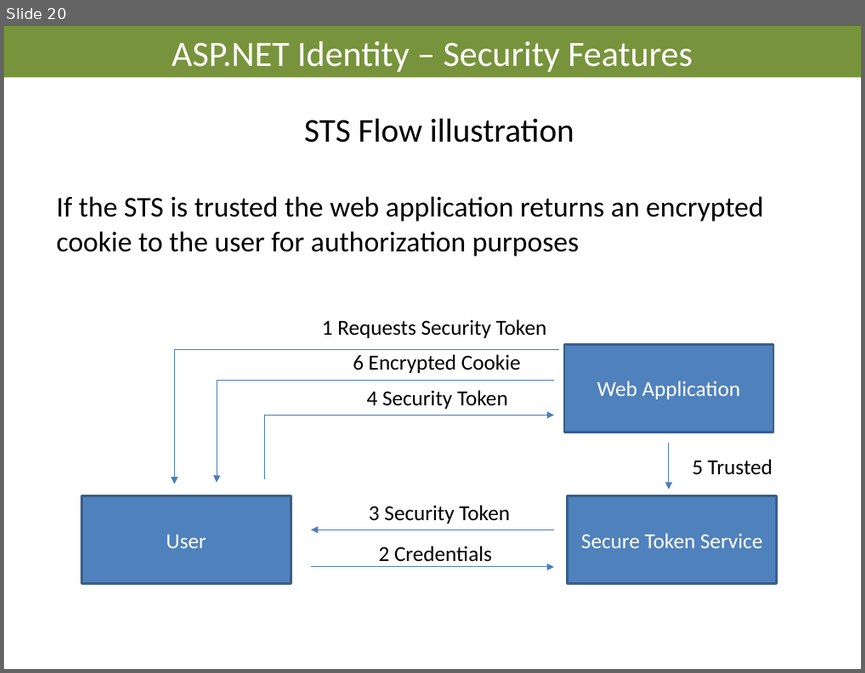
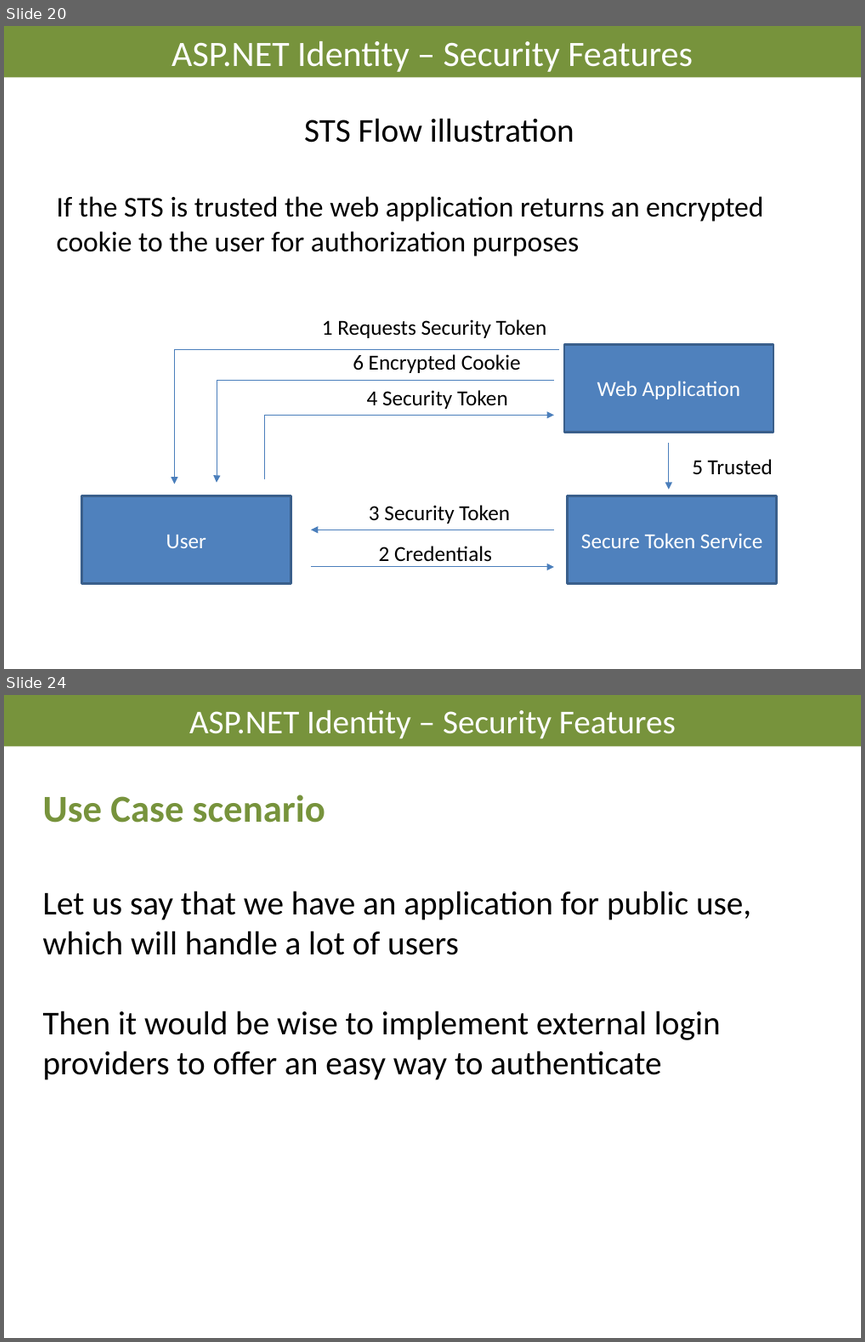
Before and after one commit to AndreasElffors/ProjectIdentity, a slide deck: Documents/Slides/Identity-SecurityFeatures.pptx. Shown one above the other, each under a label of ours: slide 20 before the commit, slides 20 and 24 after it; the slides between them are not shown. The pictures are 865x673 and 865x1342 pixels, drawn with LibreOffice and Linux fonts; fonts in the diff are those of the drawing; background and template pictures are left out. Boxes give left, top, right and bottom in pixels: in the first picture for what was removed or moved away, otherwise in the second. Text is boxed around its words. In the diff, an @@ line names an element or a change of style, - is before the commit and + after.

```diff
--- a/Documents/Slides/Identity-SecurityFeatures.pptx
+++ b/Documents/Slides/Identity-SecurityFeatures.pptx
@@ slide 24 added at (4,695,861,1338), background #FFFFFF @@
@@ title added at (4,695,861,746), fill #77933C, 28 pt, text #FFFFFF @@
+ASP.NET Identity – Security Features
@@ text added at (43,794,751,1080), 28 pt, text #000000 @@
+Use Case scenario
+Let us say that we have an application for public use, which will handle a lot of users
+Then it would be wise to implement external login providers to offer an easy way to authenticate
```
Also in this commit, not shown: 1 slide changed, 4 other slides added, 2 other files.
